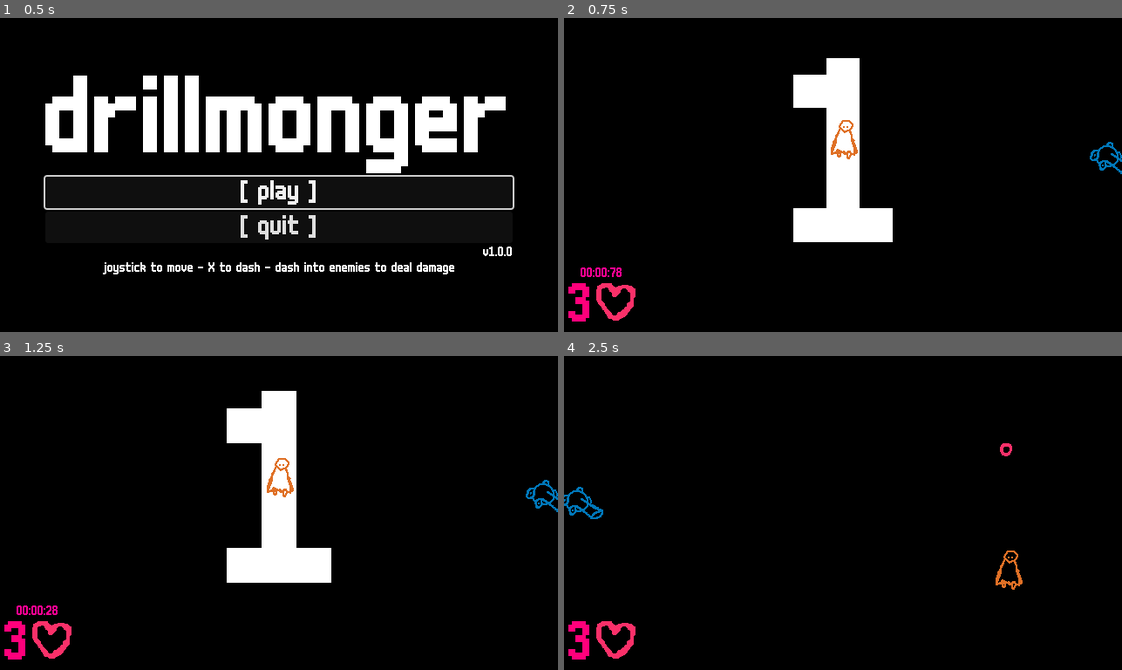
Above: before the commit, frames 1-4 (two rows, left to right).
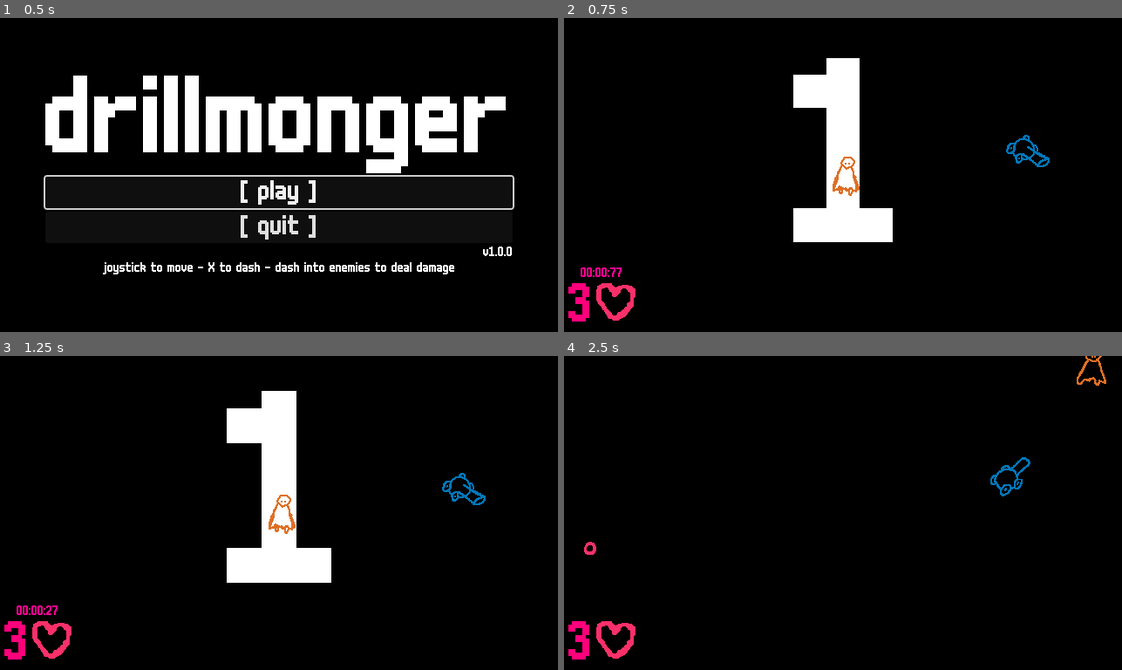
Above: after the commit, the same moments.

Repository: NonGMOTrash/drillmonger
Game: Godot game, scene res://title/title.tscn
Two runs of this game, one before a commit and one after it. Both use one fixed random seed, a clock stepped at 60 frames per second and the inputs below.
Inputs:
- Up to frame 1 (0.5 s): no input
- Up to frame 2 (0.75 s): click "[ play ]" at 0.5 s
- Up to frame 3 (1.25 s): no input
- Up to frame 4 (2.5 s): tap Enter at 1.25 s; hold D (right) 1.28-2.03 s; tap Space (dash) at 1.35, 2.1 s; hold S (down) from 2.03 s (still down)

Frame 1 is identical in both runs. In frame 2, 0.8% of the frame differs, in the area x 9-100%, y 32-83%; in frame 3, 0.8%; in frame 4, 0.9%, in the area x 0-98%, y 0-75%.

Commit message:
added totems

Diff:
--- a/entity/player/player.tscn
+++ b/entity/player/player.tscn
@@ -187,6 +187,7 @@
 shape = SubResource("CircleShape2D_dou7l")
 
 [node name="hitbox" type="Area2D" parent="."]
+visible = false
 collision_layer = 2
 
 [node name="CollisionShape2D" type="CollisionShape2D" parent="hitbox"]
@@ -194,6 +195,7 @@
 shape = SubResource("CircleShape2D_pw2tx")
 
 [node name="parrybox" type="Area2D" parent="."]
+visible = false
 collision_layer = 0
 collision_mask = 2
 monitoring = false
--- a/entity/slime/slime.gd
+++ b/entity/slime/slime.gd
@@ -30,7 +30,7 @@
 		move_cooldown = 99.9 # temporary, get's actually reset during animation in attack()
 		sprite_animation.play("attack")
 
-	if velocity.length() > 300.0:
+	if velocity.length() > 340.0:
 		hitbox_cshape.disabled = false
 	else:
 		hitbox_cshape.disabled = true
--- a/entity/slime/slime.tscn
+++ b/entity/slime/slime.tscn
@@ -31,34 +31,6 @@
 "values": [false]
 }
 
-[sub_resource type="Animation" id="Animation_i0q1o"]
-resource_name = "spawn"
-length = 0.5
-tracks/0/type = "value"
-tracks/0/imported = false
-tracks/0/enabled = true
-tracks/0/path = NodePath(".:frame")
-tracks/0/interp = 1
-tracks/0/loop_wrap = true
-tracks/0/keys = {
-"times": PackedFloat32Array(0, 0.0666667, 0.133333, 0.2, 0.266667),
-"transitions": PackedFloat32Array(1, 1, 1, 1, 1),
-"update": 1,
-"values": [3, 4, 5, 6, 0]
-}
-tracks/1/type = "value"
-tracks/1/imported = false
-tracks/1/enabled = true
-tracks/1/path = NodePath("../hurtbox/CollisionShape2D:disabled")
-tracks/1/interp = 1
-tracks/1/loop_wrap = true
-tracks/1/keys = {
-"times": PackedFloat32Array(0, 0.133333),
-"transitions": PackedFloat32Array(1, 1),
-"update": 1,
-"values": [true, false]
-}
-
 [sub_resource type="Animation" id="Animation_5ehqn"]
 resource_name = "attack"
 length = 0.3
@@ -90,6 +62,34 @@
 }]
 }
 
+[sub_resource type="Animation" id="Animation_i0q1o"]
+resource_name = "spawn"
+length = 0.5
+tracks/0/type = "value"
+tracks/0/imported = false
+tracks/0/enabled = true
+tracks/0/path = NodePath(".:frame")
+tracks/0/interp = 1
+tracks/0/loop_wrap = true
+tracks/0/keys = {
+"times": PackedFloat32Array(0, 0.0666667, 0.133333, 0.2, 0.266667),
+"transitions": PackedFloat32Array(1, 1, 1, 1, 1),
+"update": 1,
+"values": [3, 4, 5, 6, 0]
+}
+tracks/1/type = "value"
+tracks/1/imported = false
+tracks/1/enabled = true
+tracks/1/path = NodePath("../hurtbox/CollisionShape2D:disabled")
+tracks/1/interp = 1
+tracks/1/loop_wrap = true
+tracks/1/keys = {
+"times": PackedFloat32Array(0, 0.133333),
+"transitions": PackedFloat32Array(1, 1),
+"update": 1,
+"values": [true, false]
+}
+
 [sub_resource type="AnimationLibrary" id="AnimationLibrary_pu65r"]
 _data = {
 "RESET": SubResource("Animation_ohno8"),
@@ -98,12 +98,12 @@
 }
 
 [sub_resource type="CapsuleShape2D" id="CapsuleShape2D_45es6"]
-radius = 11.0
-height = 29.9999
+radius = 15.7499
+height = 36.0012
 
 [sub_resource type="CapsuleShape2D" id="CapsuleShape2D_mudu8"]
-radius = 5.99993
-height = 31.9996
+radius = 4.99994
+height = 17.9998
 
 [node name="slime" type="CharacterBody2D"]
 texture_filter = 1
@@ -121,7 +121,6 @@
 autoplay = "spawn"
 
 [node name="hurtbox" parent="." instance=ExtResource("3_psn7x")]
-visible = false
 
 [node name="CollisionShape2D" type="CollisionShape2D" parent="hurtbox"]
 position = Vector2(0, 1.25)
--- /dev/null
+++ b/entity/totem/totem.gd
@@ -0,0 +1,65 @@
+extends Entity
+class_name Totem
+
+const MAGE: PackedScene = preload("res://entity/mage/mage.tscn")
+
+const LIGHTING_INTERVAL: float = 0.05
+const SUMMON_INTERVAL: float = 3.5
+
+@onready var lightning: Sprite2D = $lightning
+@onready var hitbox: Area2D = $hitbox
+@onready var animation: AnimationPlayer = $AnimationPlayer
+@onready var circle: AnimatedSprite2D = $circle
+
+@onready var main: Main = get_tree().current_scene
+@onready var player: Player = main.player
+
+var startup_time: float = 0.5
+var lightning_cooldown: float = LIGHTING_INTERVAL
+var summon_cooldown: float = SUMMON_INTERVAL
+
+func _init() -> void:
+	top_speed = 0.0
+	slow_down = 9999.9
+
+	health = 20
+
+func _ready() -> void:
+	startup_time += global_position.distance_to(player.global_position) / 300.0
+
+func _physics_process(delta: float) -> void:
+	if startup_time > 0:
+		startup_time -= delta
+		return
+
+	if player == null:
+		player = get_tree().current_scene.player
+
+	lightning_cooldown -= delta
+	if lightning_cooldown <= 0:
+		lightning.global_position = player.global_position + (player.velocity.normalized() * 100.0)
+		if lightning.global_position.x > MAP_BORDER.x:
+			lightning.global_position.x = 0
+		if lightning.global_position.x < 0:
+			lightning.global_position.x = MAP_BORDER.x
+		if lightning.global_position.y > MAP_BORDER.y:
+			lightning.global_position.y = 0
+		if lightning.global_position.y < 0:
+			lightning.global_position.y = MAP_BORDER.y
+		hitbox.global_position = lightning.global_position
+
+		animation.play("summon")
+		lightning_cooldown = LIGHTING_INTERVAL + animation.current_animation_length
+
+	summon_cooldown -= delta
+	if summon_cooldown < 0.3 and not circle.visible:
+		circle.visible = true
+		circle.global_position = Vector2(randf_range(0,640), randf_range(0,360))
+	if summon_cooldown <= 0:
+		circle.visible = false
+		var new_mage: Mage = MAGE.instantiate()
+		new_mage.global_position = circle.global_position
+		main.enemies_left += 1
+		new_mage.connect("death", main.on_enemy_death)
+		main.room.add_child(new_mage)
+		summon_cooldown = SUMMON_INTERVAL
--- /dev/null
+++ b/entity/totem/totem.tscn
@@ -0,0 +1,187 @@
+[gd_scene load_steps=14 format=3 uid="uid://m727of50bbyk"]
+
+[ext_resource type="Script" path="res://entity/totem/totem.gd" id="1_72jxo"]
+[ext_resource type="Texture2D" uid="uid://sc5jp768rhty" path="res://entity/totem/totem.png" id="2_1bjrv"]
+[ext_resource type="PackedScene" uid="uid://b63edxmneogsg" path="res://components/hurtbox/hurtbox.tscn" id="3_vwh5b"]
+[ext_resource type="Texture2D" uid="uid://3btn5lq2iaon" path="res://entity/totem/lightning.png" id="4_5k5ey"]
+[ext_resource type="Texture2D" uid="uid://b06tlpo6fccos" path="res://entity/totem/summoning.png" id="5_hmgfo"]
+
+[sub_resource type="CapsuleShape2D" id="CapsuleShape2D_frreb"]
+radius = 17.0
+height = 52.0
+
+[sub_resource type="CircleShape2D" id="CircleShape2D_516ir"]
+
+[sub_resource type="Animation" id="Animation_kogg2"]
+length = 0.001
+tracks/0/type = "value"
+tracks/0/imported = false
+tracks/0/enabled = true
+tracks/0/path = NodePath(".:frame")
+tracks/0/interp = 1
+tracks/0/loop_wrap = true
+tracks/0/keys = {
+"times": PackedFloat32Array(0),
+"transitions": PackedFloat32Array(1),
+"update": 1,
+"values": [3]
+}
+tracks/1/type = "value"
+tracks/1/imported = false
+tracks/1/enabled = true
+tracks/1/path = NodePath(".:visible")
+tracks/1/interp = 1
+tracks/1/loop_wrap = true
+tracks/1/keys = {
+"times": PackedFloat32Array(0),
+"transitions": PackedFloat32Array(1),
+"update": 1,
+"values": [true]
+}
+tracks/2/type = "value"
+tracks/2/imported = false
+tracks/2/enabled = true
+tracks/2/path = NodePath("../hitbox/CollisionShape2D:disabled")
+tracks/2/interp = 1
+tracks/2/loop_wrap = true
+tracks/2/keys = {
+"times": PackedFloat32Array(0),
+"transitions": PackedFloat32Array(1),
+"update": 1,
+"values": [true]
+}
+tracks/3/type = "value"
+tracks/3/imported = false
+tracks/3/enabled = true
+tracks/3/path = NodePath("../Sprite2D:frame")
+tracks/3/interp = 1
+tracks/3/loop_wrap = true
+tracks/3/keys = {
+"times": PackedFloat32Array(0),
+"transitions": PackedFloat32Array(1),
+"update": 1,
+"values": [0]
+}
+
+[sub_resource type="Animation" id="Animation_pg2va"]
+resource_name = "summon"
+length = 0.6
+tracks/0/type = "value"
+tracks/0/imported = false
+tracks/0/enabled = true
+tracks/0/path = NodePath(".:frame")
+tracks/0/interp = 1
+tracks/0/loop_wrap = true
+tracks/0/keys = {
+"times": PackedFloat32Array(0, 0.0333333, 0.0666667, 0.1, 0.133333, 0.166667, 0.2, 0.233333, 0.266667, 0.300001, 0.333334, 0.366667, 0.4, 0.5, 0.6),
+"transitions": PackedFloat32Array(1, 1, 1, 1, 1, 1, 1, 1, 1, 1, 1, 1, 1, 1, 1),
+"update": 1,
+"values": [0, 1, 2, 3, 0, 1, 2, 3, 0, 1, 2, 3, 4, 5, 6]
+}
+tracks/1/type = "value"
+tracks/1/imported = false
+tracks/1/enabled = true
+tracks/1/path = NodePath(".:visible")
+tracks/1/interp = 1
+tracks/1/loop_wrap = true
+tracks/1/keys = {
+"times": PackedFloat32Array(0, 0.6),
+"transitions": PackedFloat32Array(1, 1),
+"update": 1,
+"values": [true, false]
+}
+tracks/2/type = "value"
+tracks/2/imported = false
+tracks/2/enabled = true
+tracks/2/path = NodePath("../hitbox/CollisionShape2D:disabled")
+tracks/2/interp = 1
+tracks/2/loop_wrap = true
+tracks/2/keys = {
+"times": PackedFloat32Array(0, 0.4, 0.5),
+"transitions": PackedFloat32Array(1, 1, 1),
+"update": 1,
+"values": [true, false, true]
+}
+tracks/3/type = "value"
+tracks/3/imported = false
+tracks/3/enabled = true
+tracks/3/path = NodePath("../Sprite2D:frame")
+tracks/3/interp = 1
+tracks/3/loop_wrap = true
+tracks/3/keys = {
+"times": PackedFloat32Array(0.133333, 0.6),
+"transitions": PackedFloat32Array(1, 1),
+"update": 1,
+"values": [1, 0]
+}
+
+[sub_resource type="AnimationLibrary" id="AnimationLibrary_yekht"]
+_data = {
+"RESET": SubResource("Animation_kogg2"),
+"summon": SubResource("Animation_pg2va")
+}
+
+[sub_resource type="AtlasTexture" id="AtlasTexture_4bda5"]
+atlas = ExtResource("5_hmgfo")
+region = Rect2(0, 0, 28, 17)
+
+[sub_resource type="AtlasTexture" id="AtlasTexture_5l61e"]
+atlas = ExtResource("5_hmgfo")
+region = Rect2(28, 0, 28, 17)
+
+[sub_resource type="SpriteFrames" id="SpriteFrames_k5hrt"]
+animations = [{
+"frames": [{
+"duration": 1.0,
+"texture": SubResource("AtlasTexture_4bda5")
+}, {
+"duration": 1.0,
+"texture": SubResource("AtlasTexture_5l61e")
+}],
+"loop": true,
+"name": &"anim",
+"speed": 5.0
+}]
+
+[node name="totem" type="CharacterBody2D"]
+texture_filter = 1
+motion_mode = 1
+script = ExtResource("1_72jxo")
+
+[node name="Sprite2D" type="Sprite2D" parent="."]
+position = Vector2(-1, -7)
+texture = ExtResource("2_1bjrv")
+hframes = 2
+
+[node name="hurtbox" parent="." instance=ExtResource("3_vwh5b")]
+visible = false
+
+[node name="CollisionShape2D" type="CollisionShape2D" parent="hurtbox"]
+position = Vector2(0, 2)
+shape = SubResource("CapsuleShape2D_frreb")
+
+[node name="hitbox" type="Area2D" parent="."]
+collision_layer = 2
+
+[node name="CollisionShape2D" type="CollisionShape2D" parent="hitbox"]
+shape = SubResource("CircleShape2D_516ir")
+disabled = true
+
+[node name="lightning" type="Sprite2D" parent="."]
+texture = ExtResource("4_5k5ey")
+offset = Vector2(0, -21.5)
+hframes = 8
+frame = 3
+
+[node name="AnimationPlayer" type="AnimationPlayer" parent="."]
+root_node = NodePath("../lightning")
+libraries = {
+"": SubResource("AnimationLibrary_yekht")
+}
+
+[node name="circle" type="AnimatedSprite2D" parent="."]
+visible = false
+sprite_frames = SubResource("SpriteFrames_k5hrt")
+animation = &"anim"
+autoplay = "anim"
+frame_progress = 0.287632
--- a/main/main.gd
+++ b/main/main.gd
@@ -4,6 +4,7 @@
 const CANNON: PackedScene = preload("res://entity/cannon/cannon.tscn")
 const MAGE: PackedScene = preload("res://entity/mage/mage.tscn")
 const SLIME: PackedScene = preload("res://entity/slime/slime.tscn")
+const TOTEM: PackedScene = preload("res://entity/totem/totem.tscn")
 
 @onready var player: Player = $player
 @onready var room: Node = $room
@@ -25,7 +26,8 @@
 enum ENEMY_TYPES {
 	CANNON,
 	MAGE,
-	SLIME
+	SLIME,
+	TOTEM
 }
 
 var rooms_cleared: int = 0
@@ -110,7 +112,7 @@
 		var expected_time: float
 
 		while true:
-			match (randi() % 3):
+			match (randi() % 4):
 				ENEMY_TYPES.CANNON:
 					enemy = CANNON.instantiate() as Cannon
 					cost = 1.0
@@ -121,9 +123,13 @@
 					expected_time = 2.25
 				ENEMY_TYPES.SLIME:
 					enemy = SLIME.instantiate() as Slime
-					cost = 1.5
-					expected_time = 1.0
-			if cost <= difficulty_budget or difficulty_budget < 0.8:
+					cost = 1.9
+					expected_time = 1.3
+				ENEMY_TYPES.TOTEM:
+					enemy = TOTEM.instantiate() as Totem
+					cost = 13
+					expected_time = 7.5
+			if cost <= difficulty_budget or difficulty_budget < 1.0:
 				break #                           cheapest cost /\
 
 		if enemy:
@@ -146,7 +152,7 @@
 			break
 
 	enemy_count = enemies_left
-	room_time_expected = pow(room_time_expected, 0.88)
+	room_time_expected = pow(room_time_expected, 0.89)
 
 func on_enemy_death() -> void:
 	bg_animation.play("flash_orange_quick")
--- a/main/main.tscn
+++ b/main/main.tscn
@@ -365,7 +365,7 @@
 
 [node name="player" parent="." instance=ExtResource("1_1wxa3")]
 process_mode = 1
-position = Vector2(321, 139)
+position = Vector2(324, 180)
 
 [node name="room" type="Node" parent="."]
 process_mode = 1
Binary file changed: entity/slime/slime.png
Binary file added: entity/totem/lightning.png
Not shown, added: entity/totem/lightning.png.import
Binary file added: entity/totem/summoning.png
Not shown, added: entity/totem/summoning.png.import
Binary file added: entity/totem/totem.png
Not shown, added: entity/totem/totem.png.import
